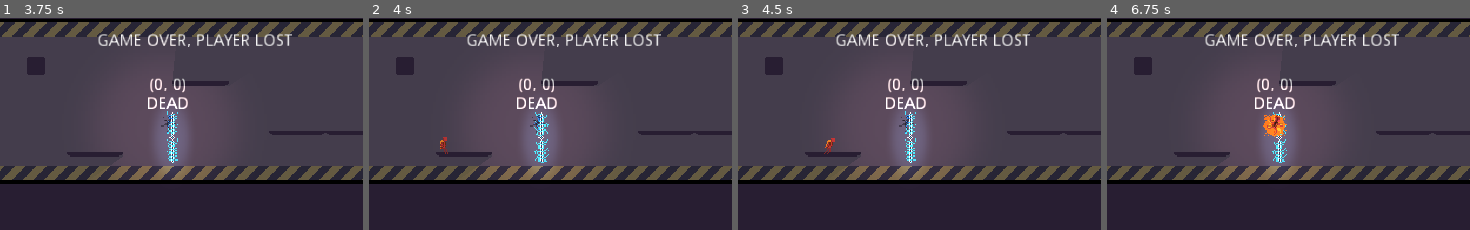
Above: before the commit, frames 1-4 (left to right).
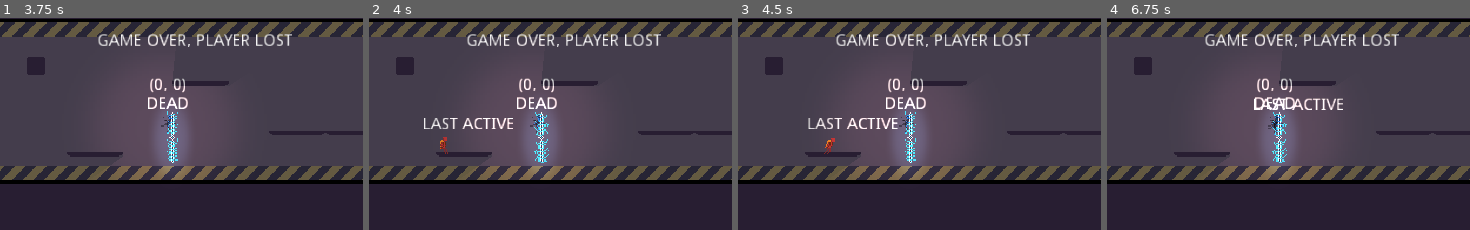
Above: after the commit, the same moments.

Repository: Wes-Ray/Jetpack-Jaywalker
Game: Godot game, scene res://Main.tscn
Same seed, same stepped clock (60 frames per second), same inputs: the game is played once before the commit and once after it.
Inputs (mouse positions are % of the whole screen's width and height, from its top left):
- Up to frame 1 (3.75 s): move the mouse to (72, 45) at 0.52 s; hold D (move_right) 0.53-2.03 s; click (72, 45) at 0.6 s; tap Space (move_jump) at 0.77, 1.52, 2.75, 3.02 s; move the mouse to (30, 55) at 1.27 s; click (30, 55) at 1.35 s; tap Enter at 2 s; move the mouse to (60, 28) at 2.02 s; hold A (move_left) 2.03-2.78 s; click (60, 28) at 2.1 s; move the mouse to (45, 70) at 2.77 s; hold D (move_right) from 2.78 s (still down); click (45, 70) at 2.85 s; move the mouse to (80, 65) at 3.52 s; click (80, 65) at 3.6 s
- Up to frame 2 (4 s): keep holding D (move_right); tap Space (move_jump) at 3.77 s
- Up to frame 3 (4.5 s): move the mouse to (20, 35) at 4.27 s; release D (move_right) at 4.28 s; hold A (move_left) from 4.28 s (still down); click (20, 35) at 4.35 s
- Up to frame 4 (6.75 s): tap Space (move_jump) at 4.52, 6.02 s; move the mouse to (55, 50) at 5.02 s; release A (move_left) at 5.03 s; hold D (move_right) 5.03-5.78 s; click (55, 50) at 5.1 s; move the mouse to (35, 25) at 5.77 s; hold A (move_left) from 5.78 s (still down); click (35, 25) at 5.85 s; move the mouse to (72, 45) at 6.52 s; click (72, 45) at 6.6 s
The pictures show only the part of the screen within x 0-50%, y 28-78%; the shares and areas given below are measured in that part.

Frame 1 is identical in both runs. In frame 2, 0.6% of the frame differs, in the area x 15-40%, y 47-53%; in frame 3, 0.6%; in frame 4, 1.0%, in the area x 40-66%, y 37-57%.

Commit message:
done

Diff:
--- a/Defense/Defense.gd
+++ b/Defense/Defense.gd
@@ -12,9 +12,9 @@
 # trap preloads, in a list for random selection
 const preloads := [
 	preload("res://Zap/Zap.tscn"),
-	preload("res://Buzz/Buzz.tscn"),
-	preload("res://Laser/Laser.tscn"),
-	preload("res://Ray/Ray.tscn"),
+#	preload("res://Buzz/Buzz.tscn"),
+#	preload("res://Laser/Laser.tscn"),
+#	preload("res://Ray/Ray.tscn"),
 	]
 
 
--- a/Orchestrator.gd
+++ b/Orchestrator.gd
@@ -49,6 +49,15 @@
 	replay_delay_timer.connect("timeout", self, "_on_replay_delay_timer_timout")
 
 
+func is_last_active_replay(replay) -> bool:
+	print("checking last active")
+	print("\t: ", replay)
+	print("\t: ", record_objects[-1])
+
+	if replay == record_objects[-1]:
+		return true
+	return false
+
 # entry point: called once the SpawnPosition node first enters the Main scene
 func init_spawn_created(spawn : Position2D) -> void:
 	player_spawn_position = spawn.position
@@ -103,6 +112,8 @@
 	defense.wiper.visible = true
 	defense.unwipe()
 	replay_all_records()
+
+	game_over_timer.wait_time = 8
 	game_over_timer.start(0)
 
 func end_game(message : String):
--- a/Replay/Replay.gd
+++ b/Replay/Replay.gd
@@ -91,8 +91,7 @@
 
 	position = coord_record[current_frame]
 
-	debug_misc_label.text = str(position, "\n", current_frame, "\n", death_frame)
-#	debug_misc_label.set_global_position(Vector2(0, 50))
+#	debug_misc_label.text = str(position, "\n", current_frame, "\n", death_frame)
 
 	current_frame += 1
 
@@ -101,6 +100,12 @@
 	replaying = true
 	current_frame = start_frame
 	dead = false
+
+	if Orchestrator.is_last_active_replay(self):
+		debug_misc_label.text = "LAST ACTIVE"
+	else:
+		debug_misc_label.text = "not"
+
 	$AnimationPlayer.play("fly_forward")
 
 #	print("replay: ")
--- a/Replay/Replay.tscn
+++ b/Replay/Replay.tscn
@@ -1,13 +1,12 @@
-[gd_scene load_steps=8 format=2]
+[gd_scene load_steps=9 format=2]
 
 [ext_resource path="res://Replay/Replay.gd" type="Script" id=1]
 [ext_resource path="res://Player/jetpacker.png" type="Texture" id=2]
 [ext_resource path="res://Player/fly_forward.tres" type="Animation" id=3]
 [ext_resource path="res://Player/death.tres" type="Animation" id=4]
 [ext_resource path="res://Player/fly_backward.tres" type="Animation" id=5]
-[ext_resource path="res://Player/explosion.ogg" type="AudioStream" id=6]
+[ext_resource path="res://Replay/Hitbox.gd" type="Script" id=6]
 [ext_resource path="res://Player/jetpack.ogg" type="AudioStream" id=7]
-[ext_resource path="res://Replay/Hitbox.gd" type="Script" id=6]
 
 [sub_resource type="CapsuleShape2D" id=1]
 radius = 2.0
@@ -29,7 +28,6 @@
 hframes = 9
 
 [node name="debug_misc_label" type="Label" parent="."]
-visible = false
 margin_left = -19.0
 margin_top = -24.0
 margin_right = 21.0
@@ -44,7 +42,6 @@
 anims/fly_forward = ExtResource( 3 )
 
 [node name="ExplosionSound" type="AudioStreamPlayer2D" parent="."]
-stream = ExtResource( 6 )
 volume_db = -35.0
 attenuation = 30.0
 
